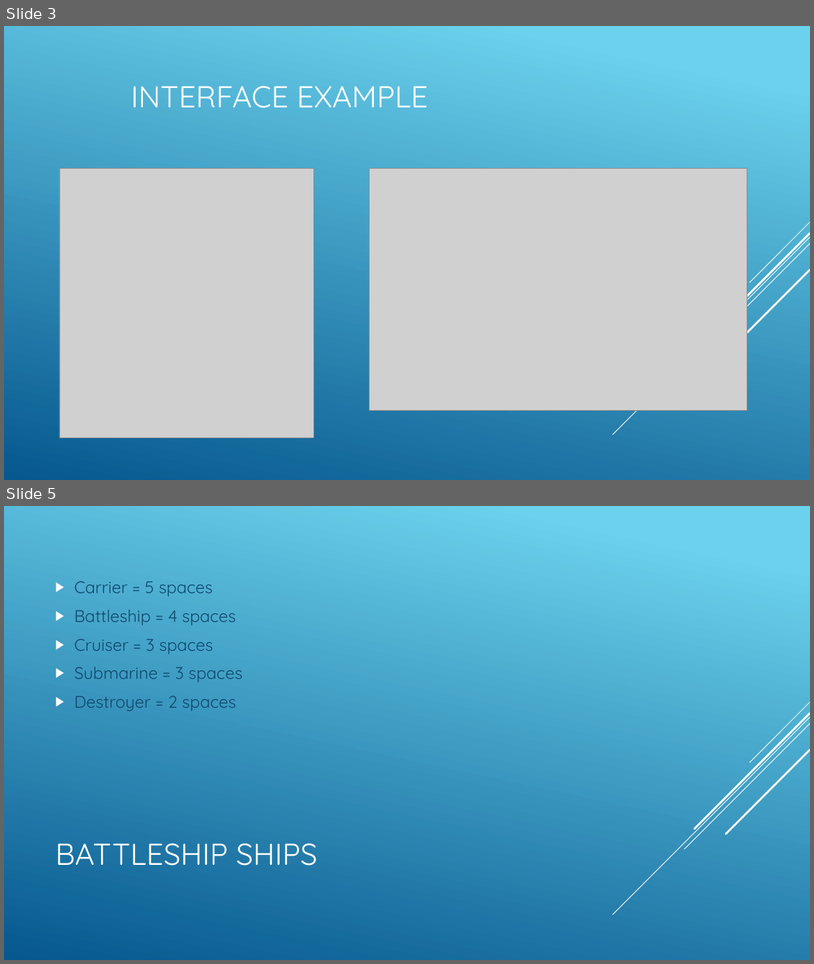
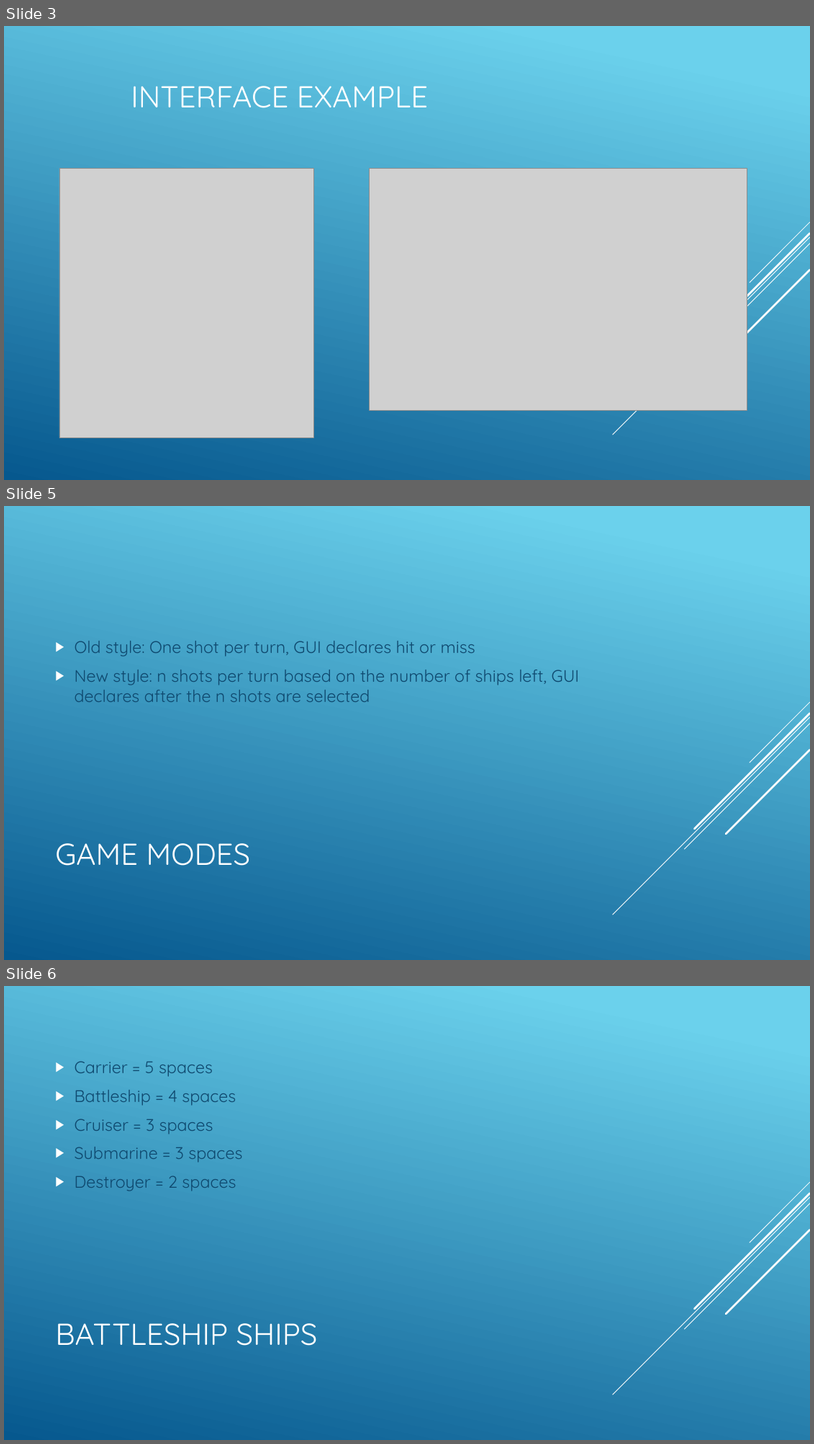
Before and after one commit to outsidethetacobox/pythonprojgame, a slide deck: battleship_prototype.pptx. Shown one above the other, each under a label of ours: slides 3 and 5 before the commit, slides 3, 5 and 6 after it; the slides between them are not shown. The pictures are 814x964 and 814x1444 pixels, drawn with LibreOffice and Linux fonts; fonts in the diff are those of the drawing; grey boxes stand for pictures. Boxes give left, top, right and bottom in pixels: in the first picture for what was removed or moved away, otherwise in the second. Text is boxed around its words. In the diff, an @@ line names an element or a change of style, - is before the commit and + after.

```diff
--- a/battleship_prototype.pptx
+++ b/battleship_prototype.pptx
@@ slide 5 added at <box>4,506,810,960</box>, background gradient #6ED2EB to #06588E; not listed: 5 template elements that a slide beside it also shows @@
@@ text added at <box>75,641,580,702</box>, 20 pt, text #0F496F @@
+▶ Old style: One shot per turn, GUI declares hit or miss
+▶ New style: n shots per turn based on the number of ships left, GUI declares after the n shots are selected
@@ title added at <box>55,843,251,865</box>, 36 pt, text #FFFFFF @@
+GAME MODES
@@ what was slide 5 is now slide 6 @@
```
Also in this commit, not shown: 1 slide changed.
